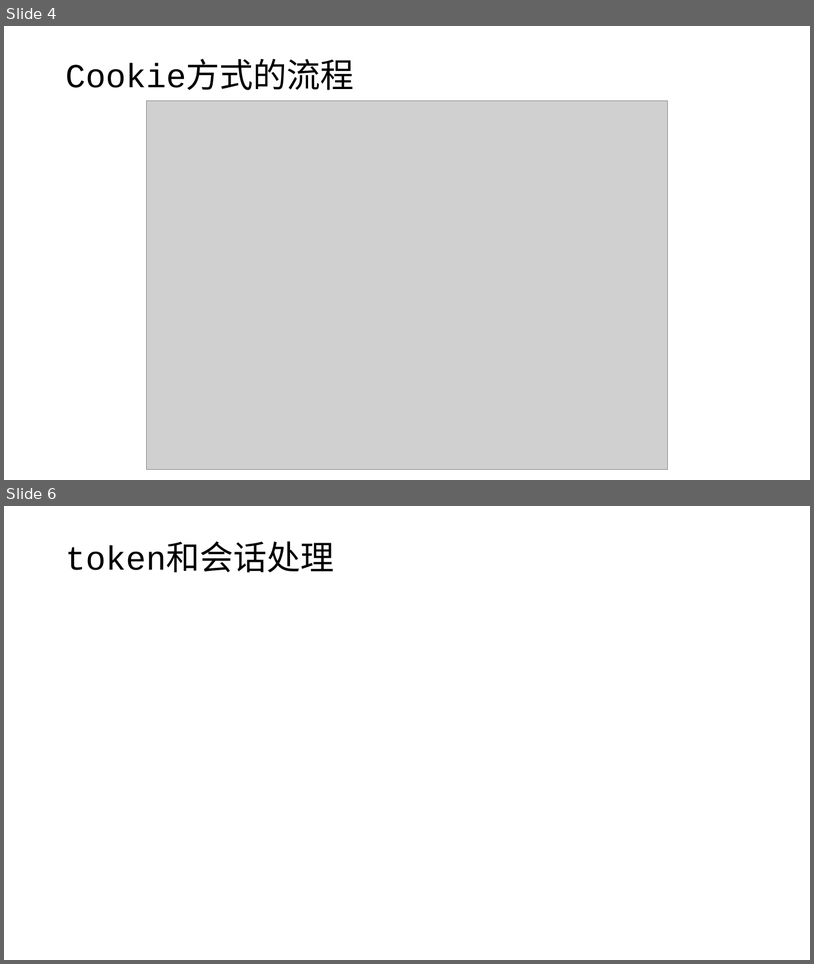
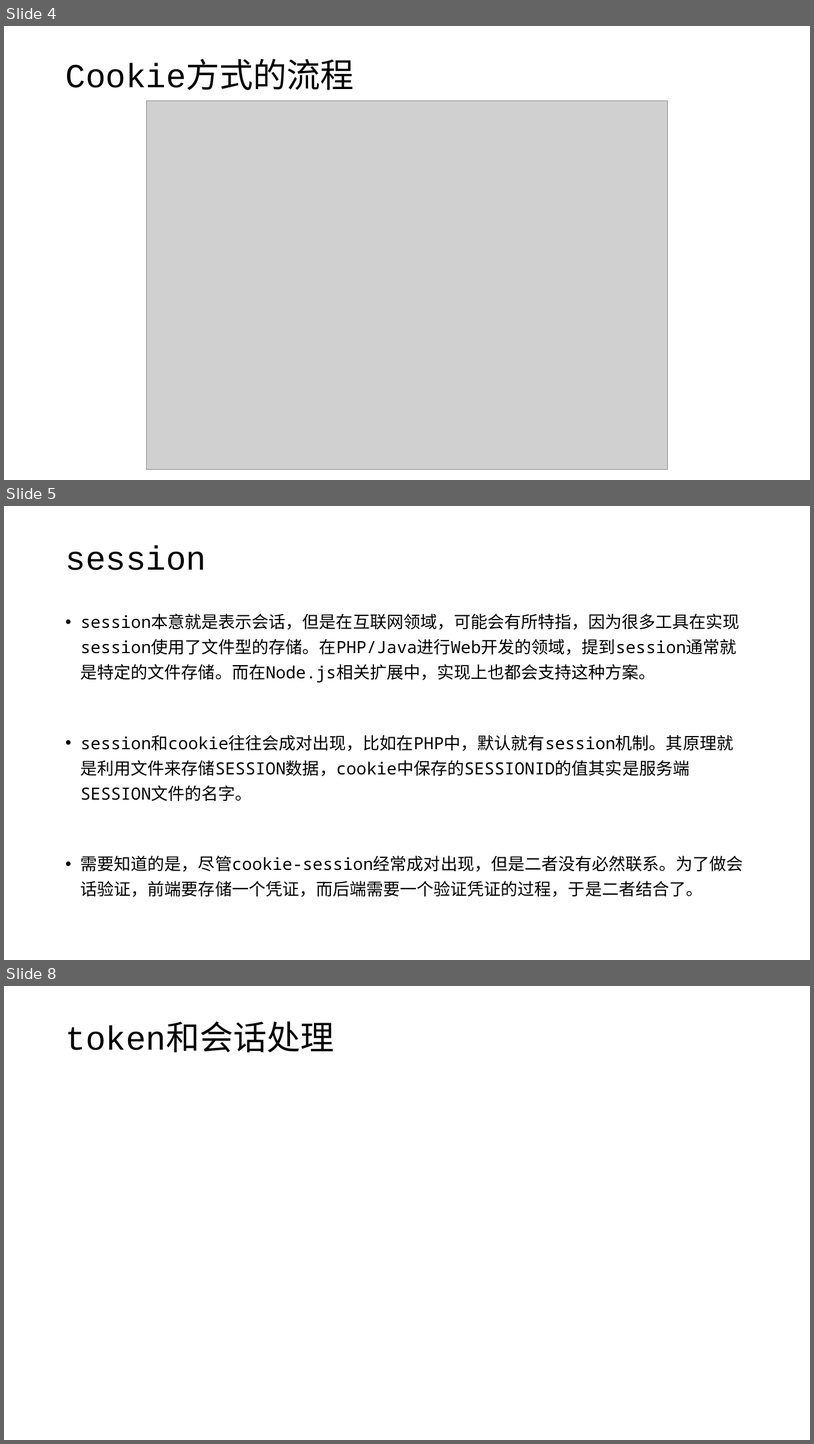
Before and after one commit to edu2act/course-wechat-and-miniprogram, a slide deck: materials/ch09/ch09-HTTP协议和复杂通信.pptx. Shown one above the other, each under a label of ours: slides 4 and 6 before the commit, slides 4, 5 and 8 after it; the slides between them are not shown. The pictures are 814x964 and 814x1444 pixels, drawn with LibreOffice and Linux fonts; fonts in the diff are those of the drawing; grey boxes stand for pictures. Boxes give left, top, right and bottom in pixels: in the first picture for what was removed or moved away, otherwise in the second. Text is boxed around its words. In the diff, an @@ line names an element or a change of style, - is before the commit and + after.

```diff
--- a/materials/ch09/ch09-HTTP协议和复杂通信.pptx
+++ b/materials/ch09/ch09-HTTP协议和复杂通信.pptx
@@ slide 5 added at [4,506,810,960], background #FFFFFF @@
@@ title added at [65,546,206,570], 40 pt, text #000000 @@
+session
@@ text added at [81,613,744,897], 20 pt, text #000000 @@
+• session本意就是表示会话，但是在互联网领域，可能会有所特指，因为很多工具在实现session使用了文件型的存储。在PHP/Java进行Web开发的领域，提到session通常就是特定的文件存储。而在Node.js相关扩展中，实现上也都会支持这种方案。
+• session和cookie往往会成对出现，比如在PHP中，默认就有session机制。其原理就是利用文件来存储SESSION数据，cookie中保存的SESSIONID的值其实是服务端SESSION文件的名字。
+• 需要知道的是，尽管cookie-session经常成对出现，但是二者没有必然联系。为了做会话验证，前端要存储一个凭证，而后端需要一个验证凭证的过程，于是二者结合了。
@@ what was slide 6 is now slide 8 @@
```
Also in this commit, not shown: 1 slide changed, 1 other slide added, 6 other files.
